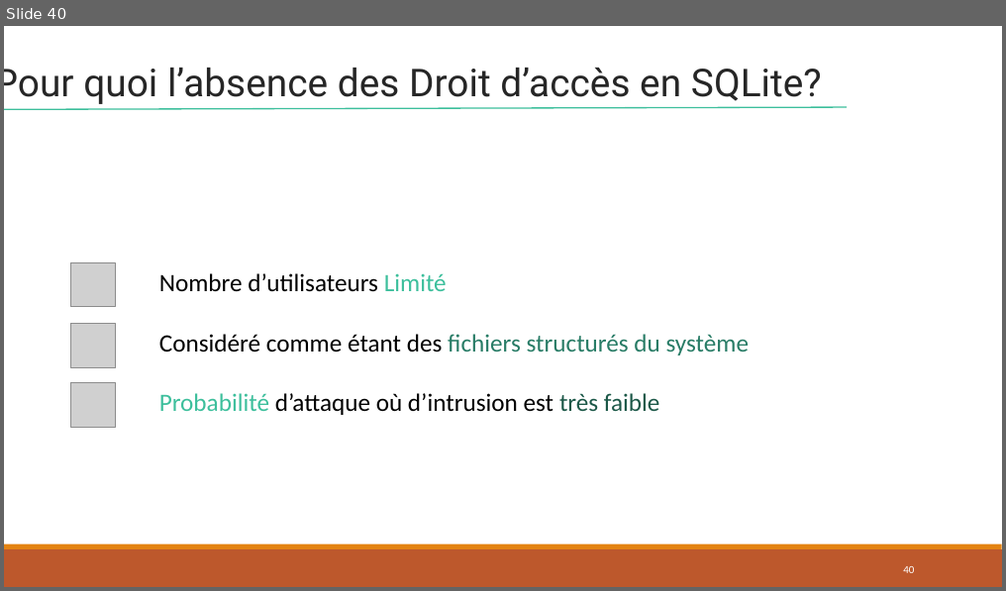
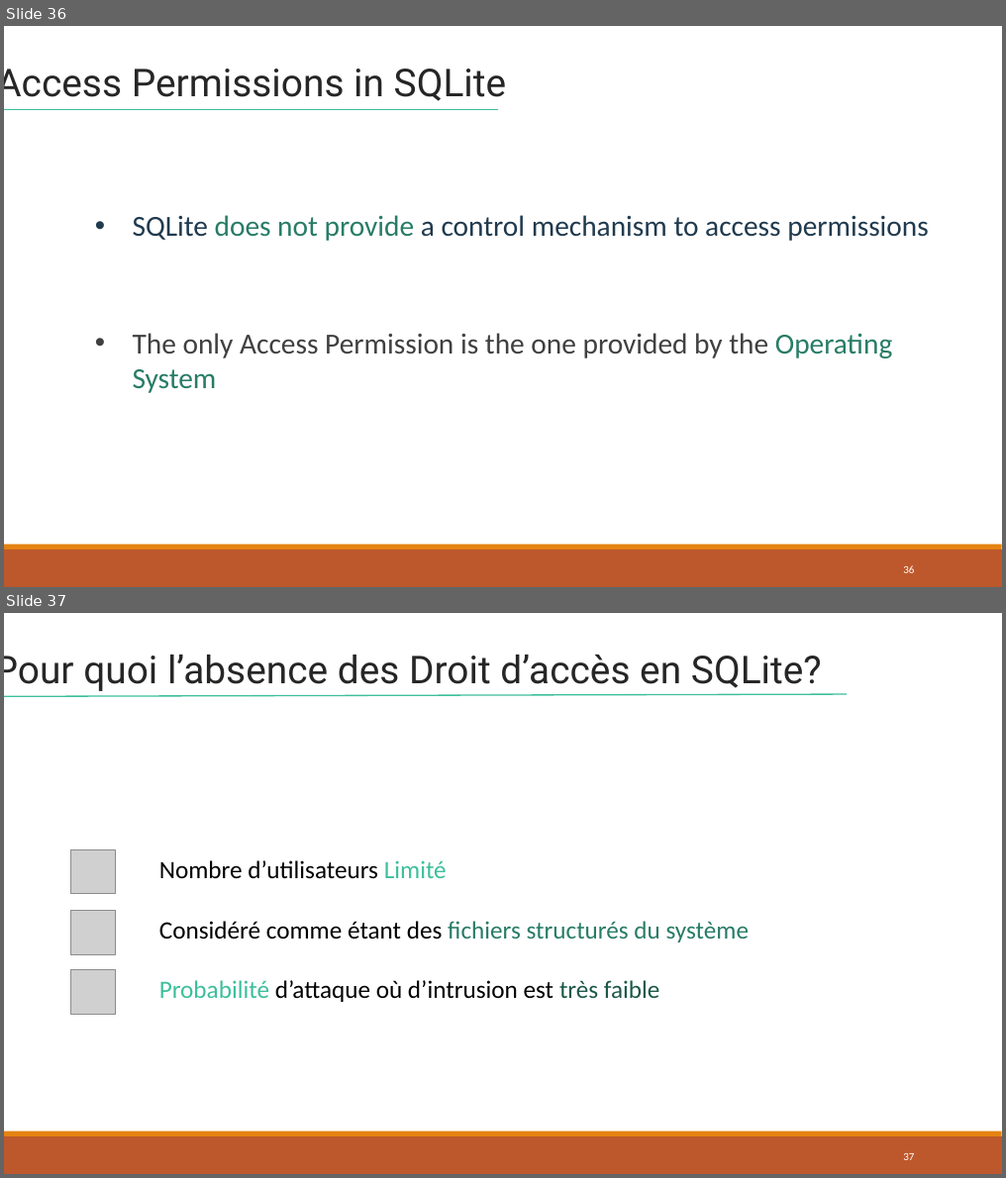
Before and after one commit to lahcenrahlaoui/Wingardium_Leviosaaaa, a slide deck: Presentation-projet-SQLite (1) - Copy.pptx. Shown one above the other, each under a label of ours: slide 40 before the commit, slides 36 and 37 after it. The pictures are 1006x591 and 1006x1178 pixels, drawn with LibreOffice and Linux fonts; fonts in the diff are those of the drawing; grey boxes stand for pictures. Boxes give left, top, right and bottom in pixels: in the first picture for what was removed or moved away, otherwise in the second. Text is boxed around its words. In the diff, an @@ line names an element or a change of style, - is before the commit and + after.

```diff
--- a/Presentation-projet-SQLite (1) - Copy.pptx
+++ b/Presentation-projet-SQLite (1) - Copy.pptx
@@ slide 36 added at box(4, 26, 1002, 587), background #FFFFFF; not listed: 2 template elements that a slide beside it also shows @@
@@ text added at box(4, 69, 506, 101), 37 pt, text #262626 @@
+Access Permissions in SQLite
@@ line added from (4, 110) to (498, 110), #3DBF9C 1.25 pt @@
@@ rectangle added at box(88, 204, 983, 247), outline #FFFFFF 0.75 pt, 28 pt, text #203A4E @@
+• SQLite does not provide a control mechanism to access permissions
@@ text added at box(133, 333, 892, 393), 28 pt, text #404040 @@
+• The only Access Permission is the one provided by the Operating System
@@ page number added at box(903, 566, 914, 573), 10.5 pt, text #FFFFFF @@
+36
@@ what was slide 40 is now slide 37 @@
@@ page number at box(903, 1154, 914, 1160): text changed @@
-40
+37
```
Also in this commit, not shown: 2 slides changed, 2 other slides added, 6 slides removed.
